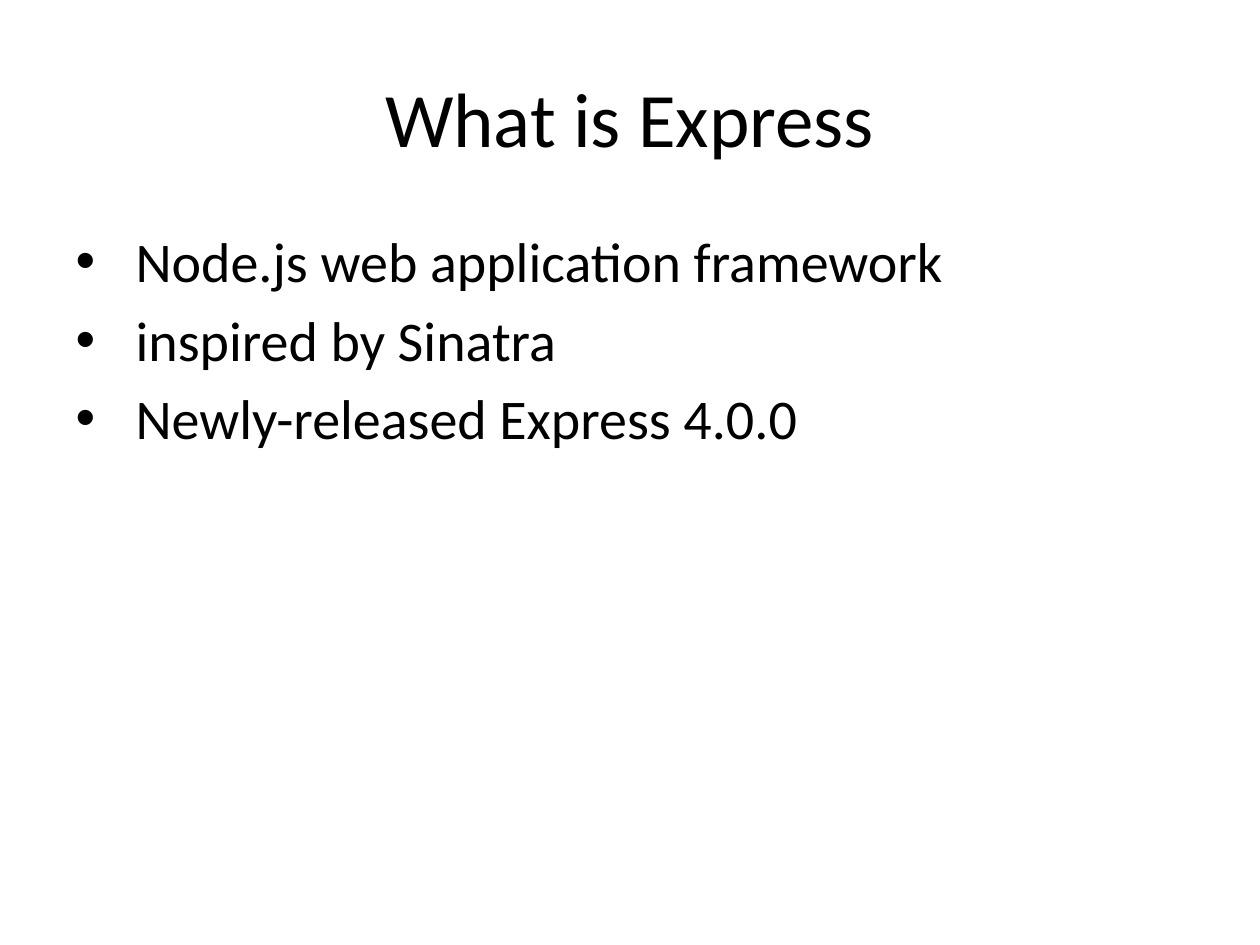
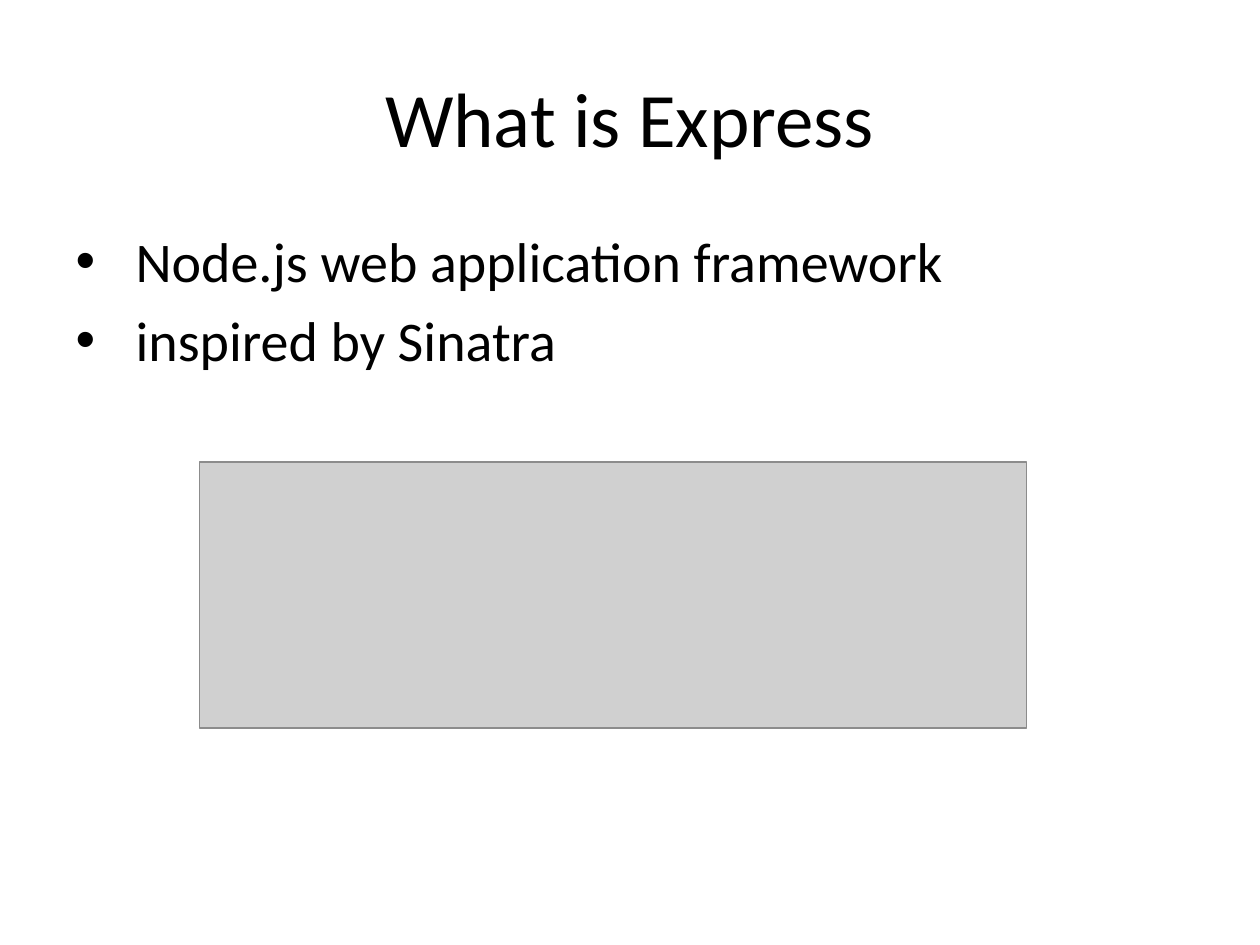
Before and after one commit to flybigcat/cs520p, a slide deck: slide 2 of slides/nodejs&express.pptx. Drawn at 1260x945 pixels with LibreOffice and Linux fonts; fonts in the diff are those of the drawing; grey boxes stand for pictures. Boxes give left, top, right and bottom in pixels: in the first picture for what was removed or moved away, otherwise in the second. Text is boxed around its words. In the diff, an @@ line names an element or a change of style, - is before the commit and + after.

```diff
--- a/slides/nodejs&express.pptx
+++ b/slides/nodejs&express.pptx
@@ text at box(136, 400, 796, 448): paragraph removed @@
-• Newly-released Express 4.0.0
@@ picture added at box(199, 462, 1026, 728) @@
```
Also in this commit, not shown: 7 other slides changed, 15 other files.
